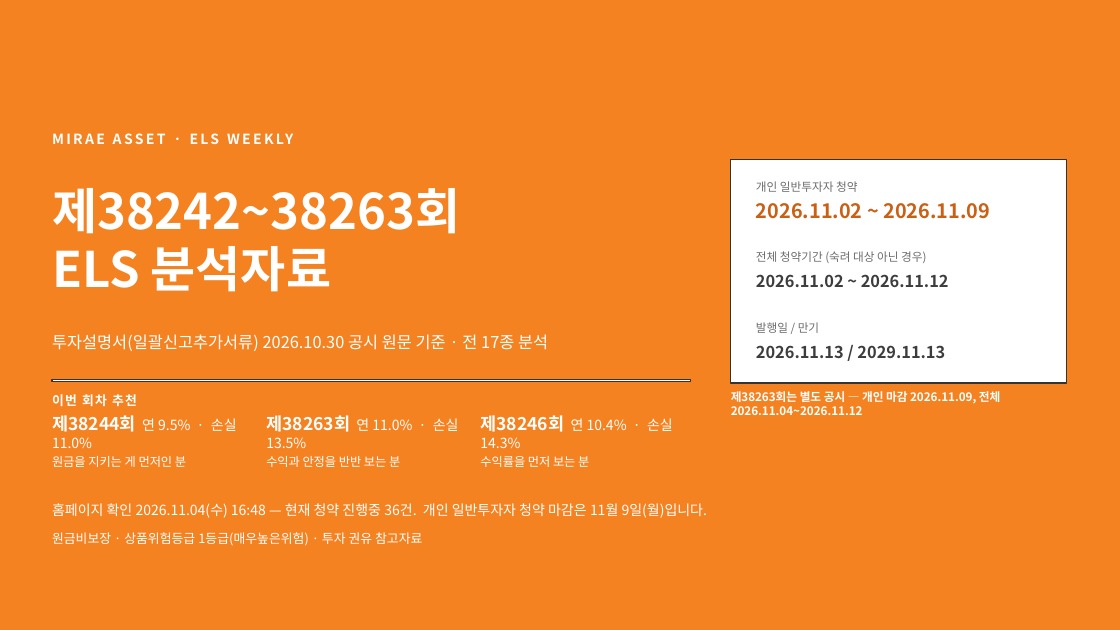
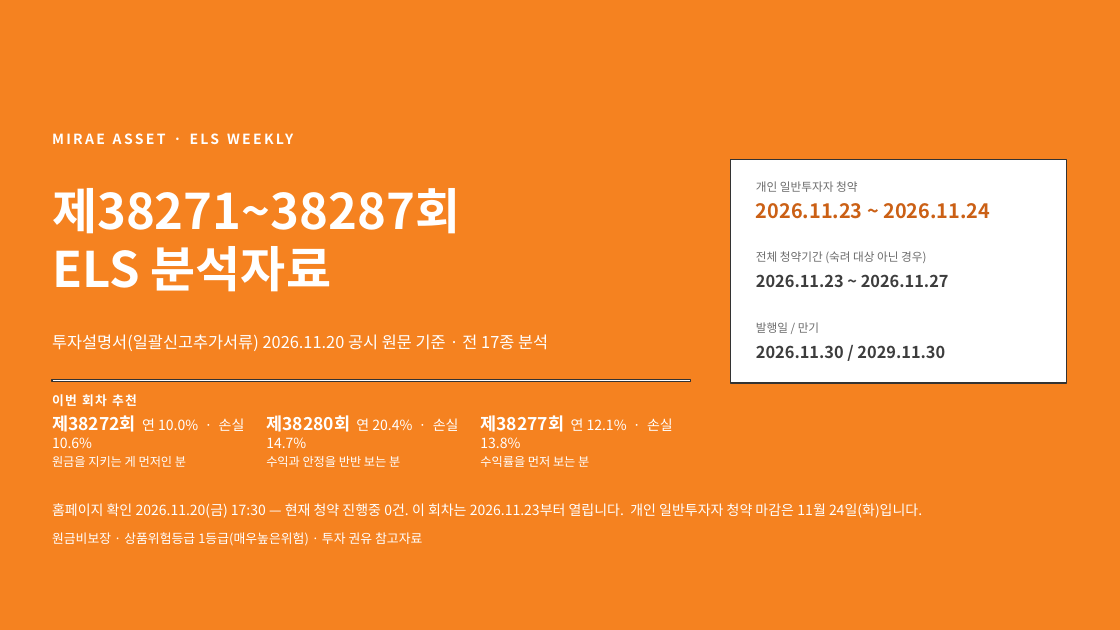
Before and after one commit to hanaroline/work_1, a slide deck: slide 1 of els-analysis-deck.pptx. Drawn at 1120x630 pixels with LibreOffice and Linux fonts; fonts in the diff are those of the drawing. Boxes give left, top, right and bottom in pixels: in the first picture for what was removed or moved away, otherwise in the second. Text is boxed around its words. In the diff, an @@ line names an element or a change of style, - is before the commit and + after.

```diff
--- a/els-analysis-deck.pptx
+++ b/els-analysis-deck.pptx
@@ text at box(52, 188, 460, 234): text changed @@
-제38242~38263회
+제38271~38287회
@@ text at box(756, 203, 990, 219): text changed @@
-2026.11.02 ~ 2026.11.09
+2026.11.23 ~ 2026.11.24
@@ text at box(756, 274, 949, 287): text changed @@
-2026.11.02 ~ 2026.11.12
+2026.11.23 ~ 2026.11.27
@@ text at box(52, 334, 548, 351): text changed @@
-투자설명서(일괄신고추가서류) 2026.10.30 공시 원문 기준 · 전 17종 분석
+투자설명서(일괄신고추가서류) 2026.11.20 공시 원문 기준 · 전 17종 분석
@@ text at box(756, 345, 945, 358): text changed @@
-2026.11.13 / 2029.11.13
+2026.11.30 / 2029.11.30
@@ text at box(52, 415, 245, 432): text changed @@
-제38244회 연 9.5% · 손실 11.0%
+제38272회 연 10.0% · 손실 10.6%
@@ text at box(266, 415, 459, 432): text changed @@
-제38263회 연 11.0% · 손실 13.5%
+제38280회 연 20.4% · 손실 14.7%
@@ text at box(480, 415, 673, 432): text changed @@
-제38246회 연 10.4% · 손실 14.3%
+제38277회 연 12.1% · 손실 13.8%
@@ text removed at box(731, 391, 1000, 415) @@
-제38263회는 별도 공시 — 개인 마감 2026.11.09, 전체 2026.11.04~2026.11.12
@@ text at box(52, 503, 922, 518): text changed @@
-홈페이지 확인 2026.11.04(수) 16:48 — 현재 청약 진행중 36건. 개인 일반투자자 청약 마감은 11월 9일(월)입니다.
+홈페이지 확인 2026.11.20(금) 17:30 — 현재 청약 진행중 0건. 이 회차는 2026.11.23부터 열립니다. 개인 일반투자자 청약 마감은 11월 24일(화)입니다.
```
Also in this commit, not shown: 15 other slides changed, 18 other files.
